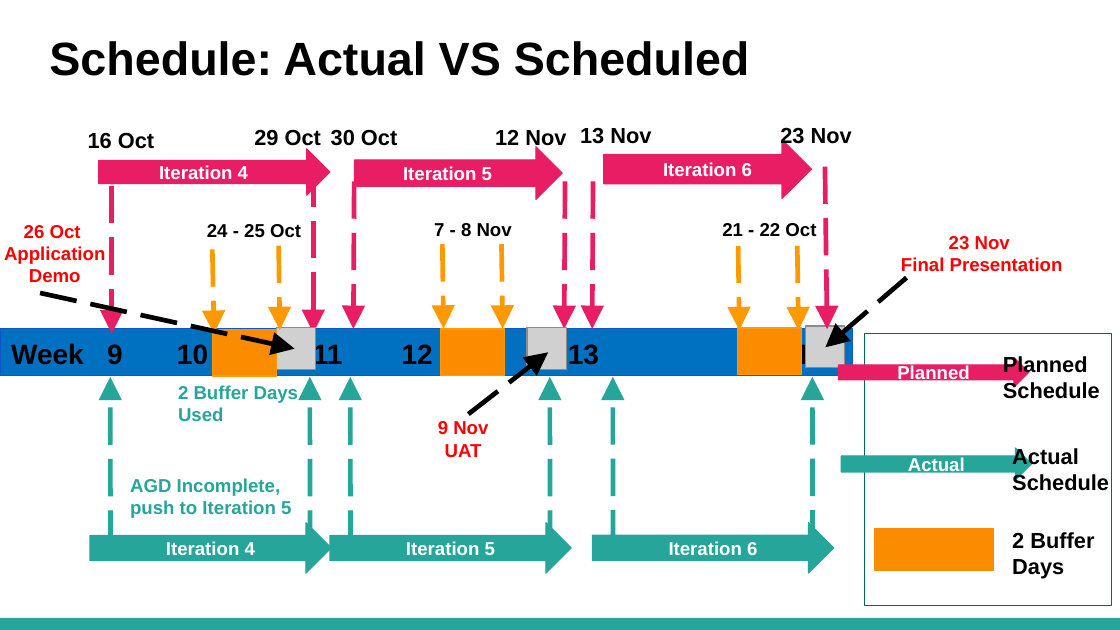
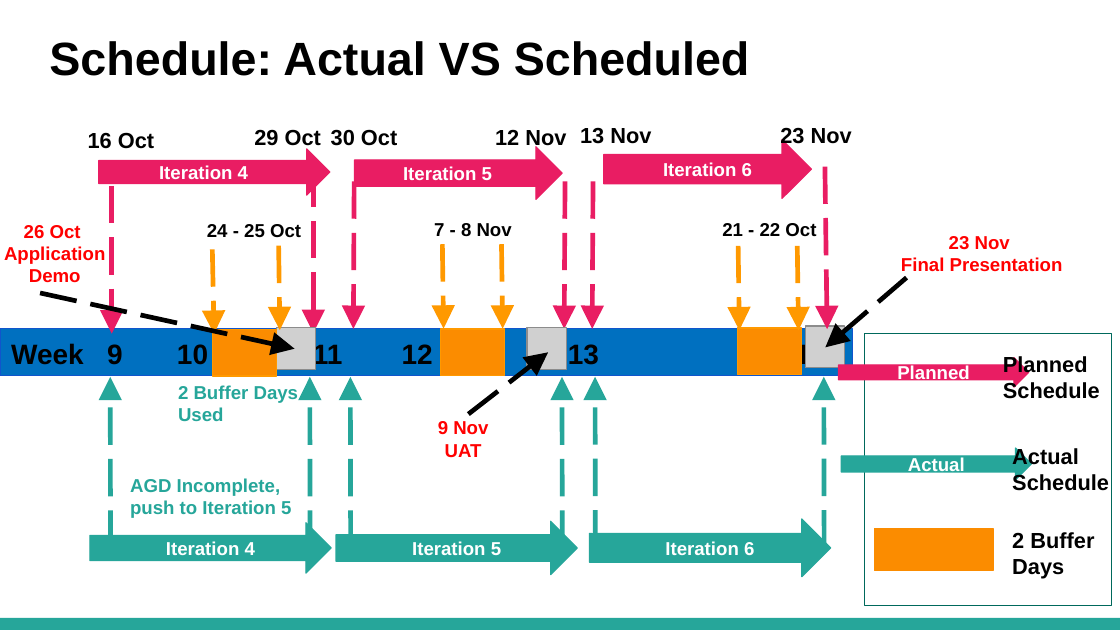
Before and after one commit to lameo/IS203_Project, a slide deck: slide 5 of presentations/SE_ Final Presentation.pptx. Drawn at 1120x630 pixels with LibreOffice and Linux fonts; fonts in the diff are those of the drawing; grey boxes stand for pictures. Boxes give left, top, right and bottom in pixels: in the first picture for what was removed or moved away, otherwise in the second. Text is boxed around its words. In the diff, an @@ line names an element or a change of style, - is before the commit and + after.

```diff
--- a/presentations/SE_ Final Presentation.pptx
+++ b/presentations/SE_ Final Presentation.pptx
@@ arrow moved from (550, 548) - (550, 377) to (562, 548) - (562, 377) @@
@@ arrow moved from (613, 548) - (613, 376) to (596, 548) - (595, 376) @@
@@ arrow moved from (813, 548) - (812, 376) to (824, 548) - (824, 376) @@
@@ text "Iteration 5": place and size @@
-text "Iteration 5" at [406,541,495,555]
+text "Iteration 5" at [412,541,501,555]
@@ down arrow: place and size @@
-down arrow at [349,518,553,577]
+down arrow at [348,519,564,578]
@@ text "Iteration 6": place and size @@
-text "Iteration 6" at [669,541,757,555]
+text "Iteration 6" at [665,541,754,555]
@@ down arrow: place and size @@
-down arrow at [611,518,815,577]
+down arrow at [592,519,827,578]
```
Also in this commit, not shown: 16 other slides changed.
